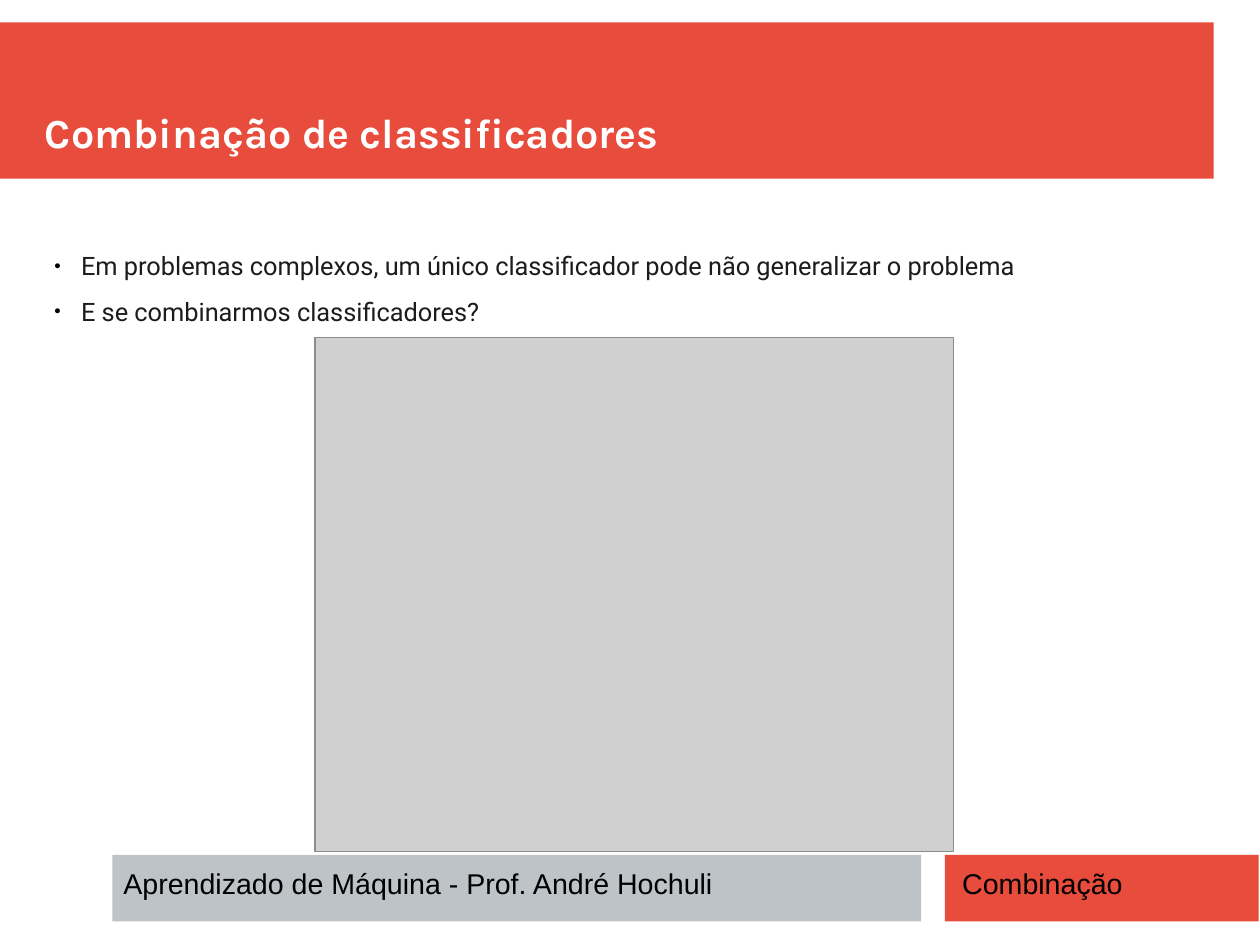
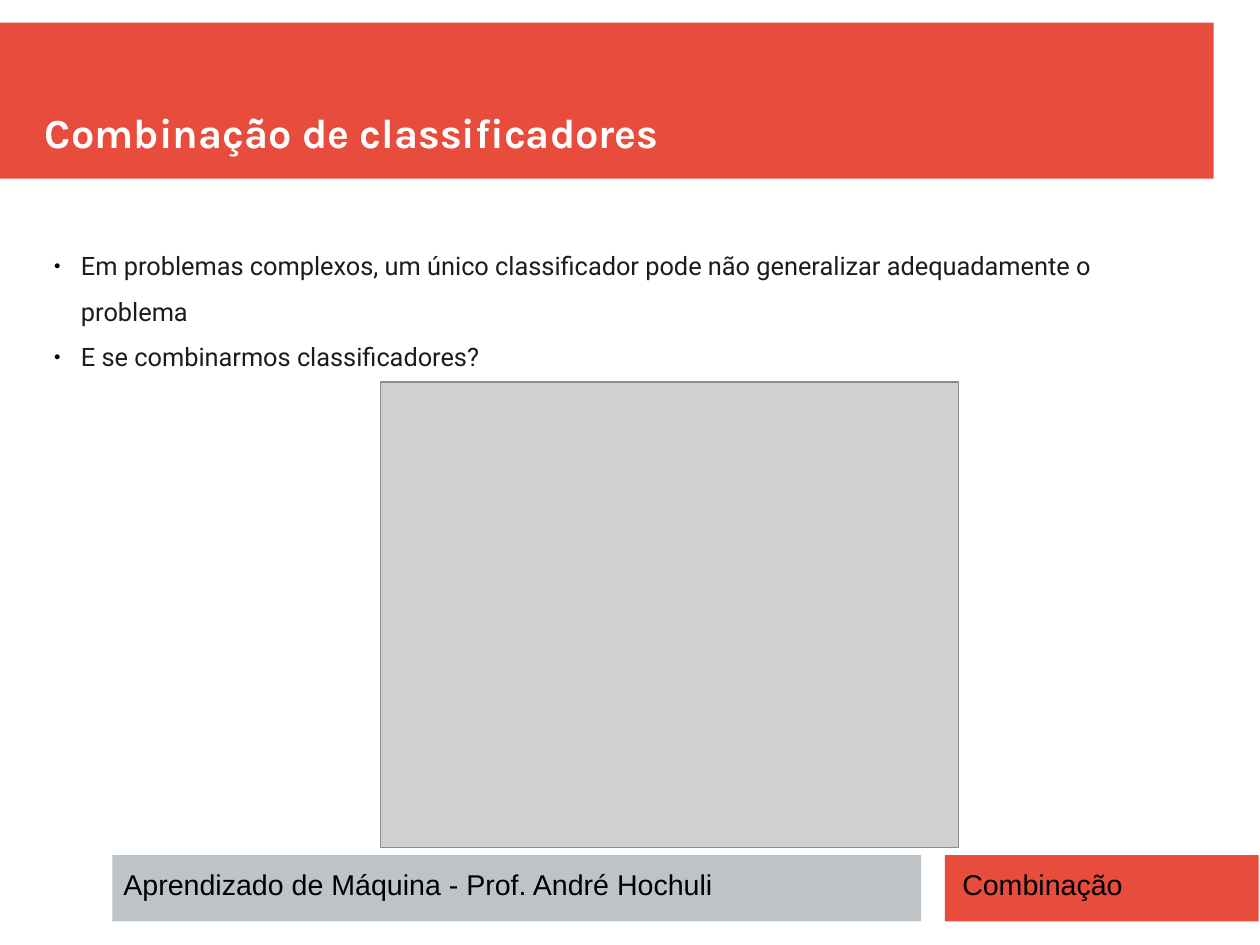
Before and after one commit to andrehochuli/teaching, a slide deck: slide 4 of AprendizadoMaquina/Tópico 02 - Aprendizado Supervisionado/Ensembles/Tópico 02 - Aprendizado-Supervisionado - Ensembles.pptx. Drawn at 1260x945 pixels with LibreOffice and Linux fonts; fonts in the diff are those of the drawing; grey boxes stand for pictures. Boxes give left, top, right and bottom in pixels: in the first picture for what was removed or moved away, otherwise in the second. Text is boxed around its words. In the diff, an @@ line names an element or a change of style, - is before the commit and + after.

```diff
--- a/AprendizadoMaquina/Tópico 02 - Aprendizado Supervisionado/Ensembles/Tópico 02 - Aprendizado-Supervisionado - Ensembles.pptx
+++ b/AprendizadoMaquina/Tópico 02 - Aprendizado Supervisionado/Ensembles/Tópico 02 - Aprendizado-Supervisionado - Ensembles.pptx
@@ text at (81,255,1090,326): text changed @@
-● Em problemas complexos, um único classificador pode não generalizar o problema
+● Em problemas complexos, um único classificador pode não generalizar adequadamente o problema
@@ picture: place and size @@
-picture at (316,337,955,852)
+picture at (381,382,958,847)
```
Also in this commit, not shown: 4 other slides changed, 5 slides added.
